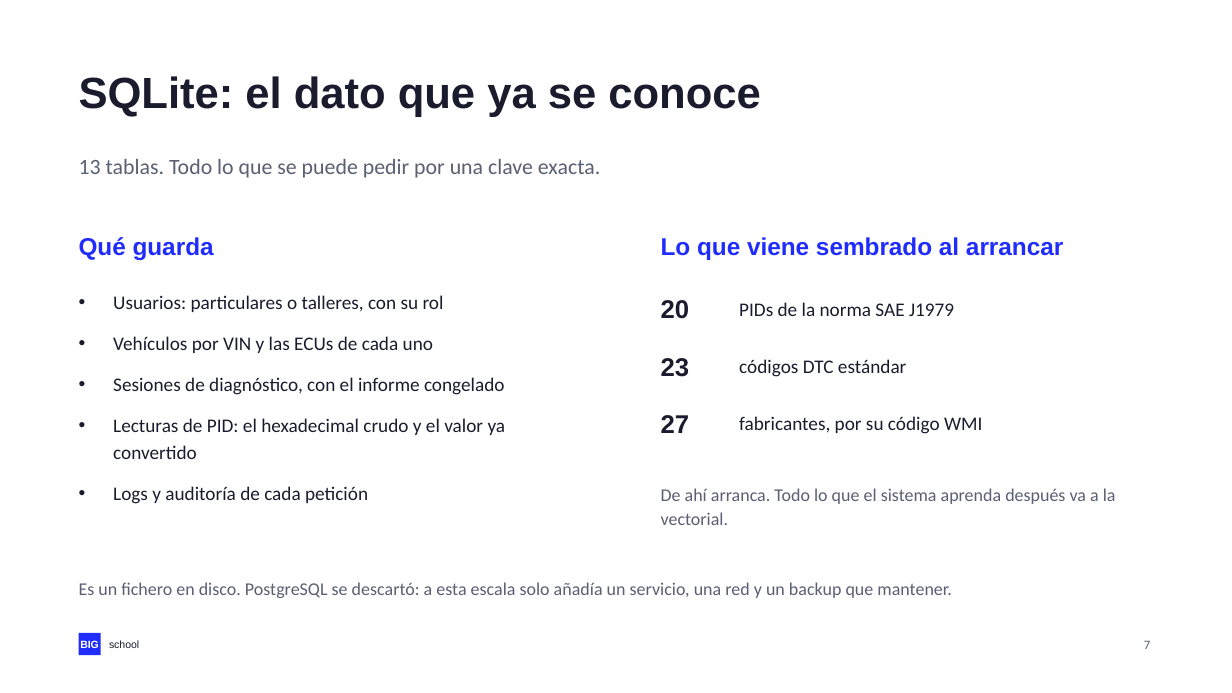
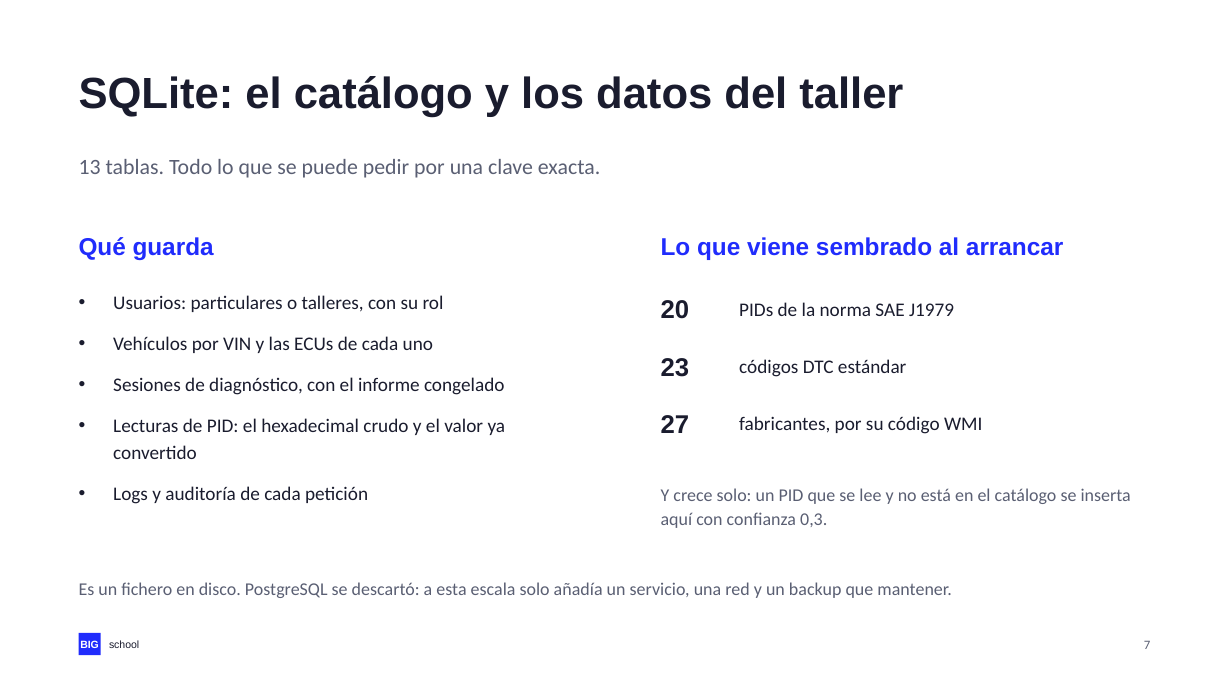
Before and after one commit to NovilloQuinta/intelligent-automotive-diagnostics, a slide deck: slide 7 of docs/presentacion/tfm-intelligent-automotive-diagnostics.pptx. Drawn at 1232x693 pixels with LibreOffice and Linux fonts; fonts in the diff are those of the drawing. Boxes give left, top, right and bottom in pixels: in the first picture for what was removed or moved away, otherwise in the second. Text is boxed around its words. In the diff, an @@ line names an element or a change of style, - is before the commit and + after.

```diff
--- a/docs/presentacion/tfm-intelligent-automotive-diagnostics.pptx
+++ b/docs/presentacion/tfm-intelligent-automotive-diagnostics.pptx
@@ text at bbox=[79, 76, 903, 117]: text changed @@
-SQLite: el dato que ya se conoce
+SQLite: el catálogo y los datos del taller
@@ text at bbox=[661, 488, 1131, 528]: text changed @@
-De ahí arranca. Todo lo que el sistema aprenda después va a la vectorial.
+Y crece solo: un PID que se lee y no está en el catálogo se inserta aquí con confianza 0,3.
```
Also in this commit, not shown: 1 other slide changed, 2 other files.
